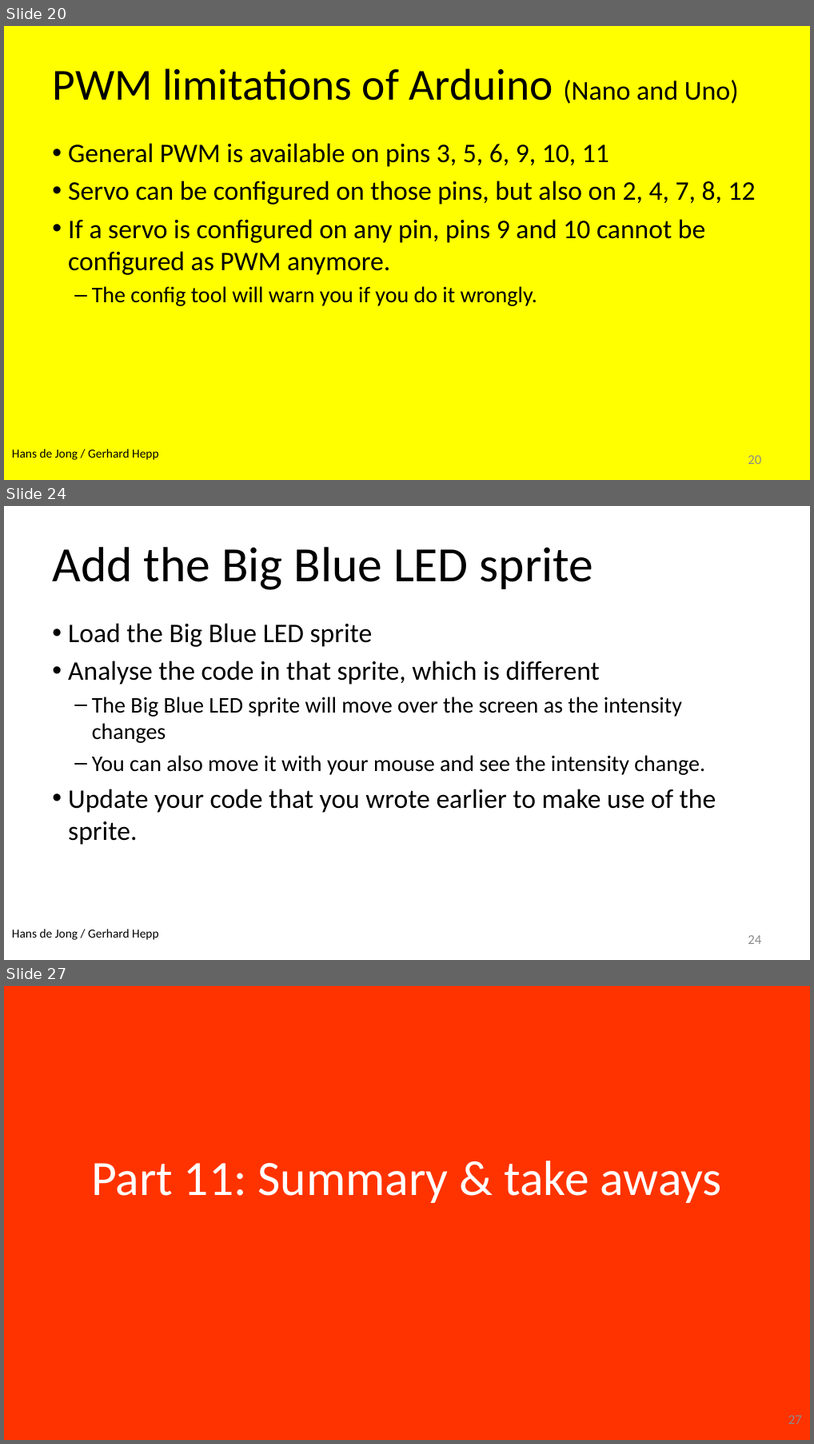
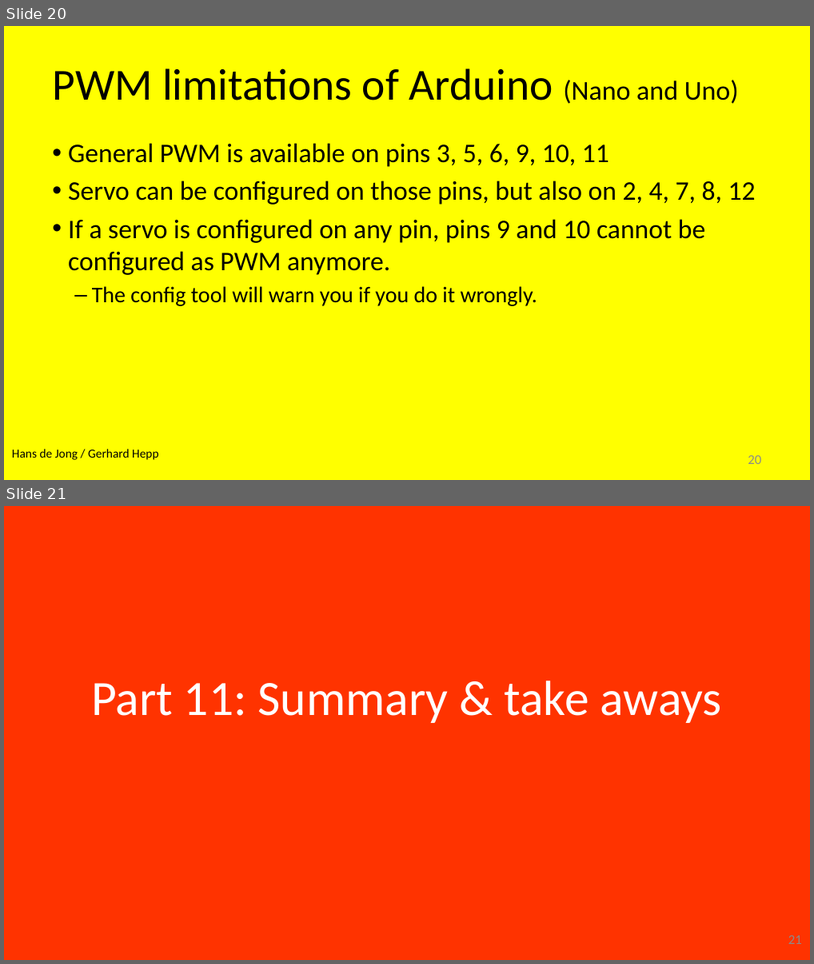
Before and after one commit to hansdejongehv/scratchClient-Tutorials, a slide deck: scratchClientTutorial/UK---English/UK - 2 - scratchCl Intermediate Tutorial.pptx. Shown one above the other, each under a label of ours: slides 20, 24 and 27 before the commit, slides 20 and 21 after it; the slides between them are not shown. The pictures are 814x1444 and 814x964 pixels, drawn with LibreOffice and Linux fonts; fonts in the diff are those of the drawing; background and template pictures are left out. Boxes give left, top, right and bottom in pixels: in the first picture for what was removed or moved away, otherwise in the second. Text is boxed around its words. In the diff, an @@ line names an element or a change of style, - is before the commit and + after.

```diff
--- a/scratchClientTutorial/UK---English/UK - 2 - scratchCl Intermediate Tutorial.pptx
+++ b/scratchClientTutorial/UK---English/UK - 2 - scratchCl Intermediate Tutorial.pptx
@@ slide 24 removed at box(4, 506, 810, 960), background #FFFFFF; not listed: 1 template element that a slide beside it also shows @@
@@ title removed at box(52, 547, 594, 590) @@
-Add the Big Blue LED sprite
@@ text removed at box(68, 623, 717, 844) @@
-• Load the Big Blue LED sprite
-• Analyse the code in that sprite, which is different
-  – The Big Blue LED sprite will move over the screen as the intensity changes
-  – You can also move it with your mouse and see the intensity change.
-• Update your code that you wrote earlier to make use of the sprite.
@@ page number removed at box(748, 935, 762, 944) @@
-24
@@ what was slide 27 is now slide 21 @@
@@ page number at box(789, 935, 802, 944): text changed @@
-27
+21
```
Also in this commit, not shown: 9 slides changed, 11 other slides removed, 21 other files.
